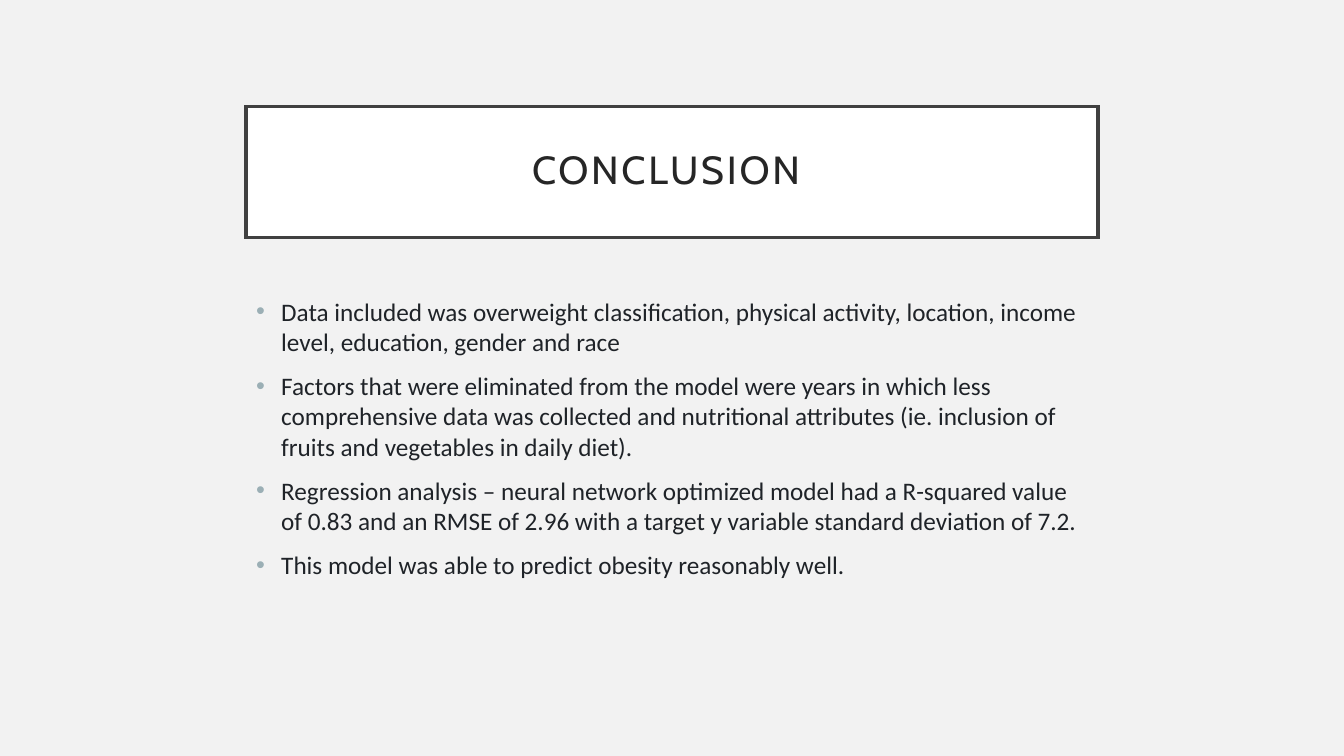
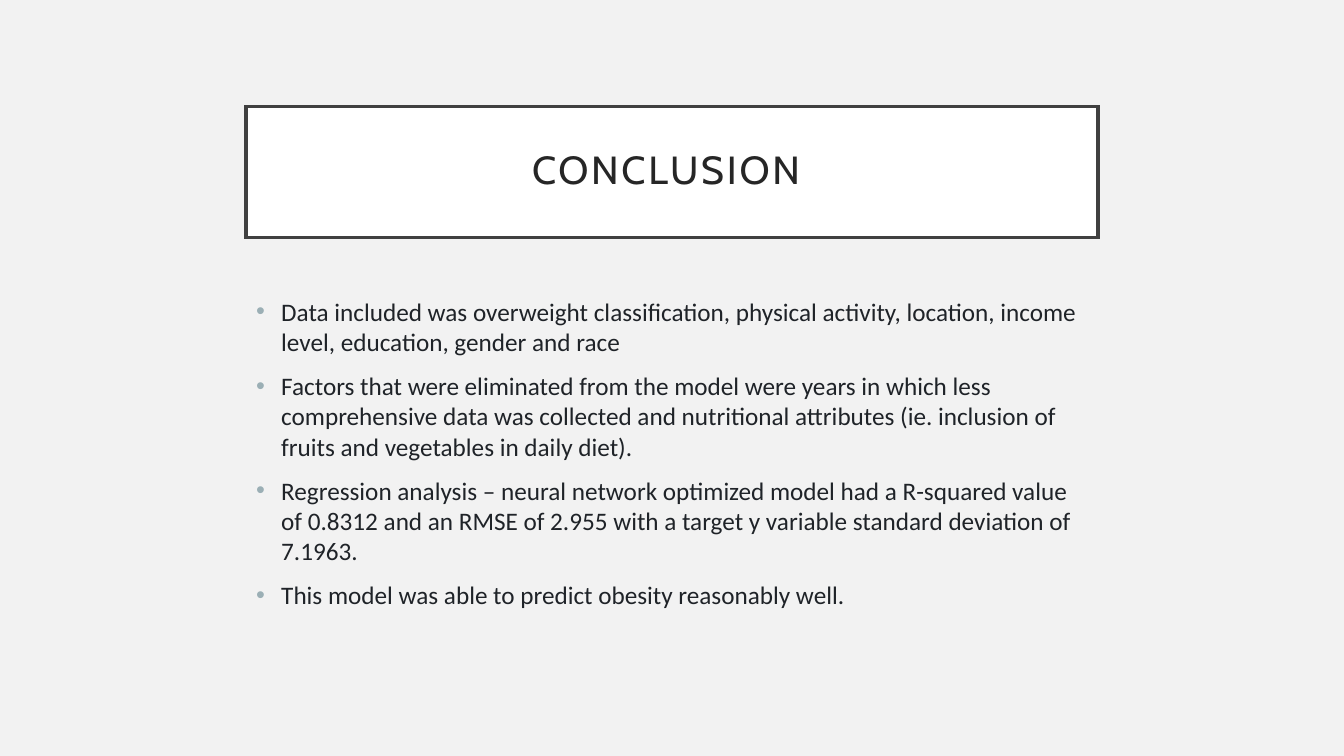
Before and after one commit to saganaga/Obesity-Prediction-Model, a slide deck: slide 14 of ObesityRiskFactors.pptx. Drawn at 1344x756 pixels with LibreOffice and Linux fonts; fonts in the diff are those of the drawing. Boxes give left, top, right and bottom in pixels: in the first picture for what was removed or moved away, otherwise in the second. Text is boxed around its words. In the diff, an @@ line names an element or a change of style, - is before the commit and + after.

Commit message:
updated powerpoint with optimization values

```diff
--- a/ObesityRiskFactors.pptx
+++ b/ObesityRiskFactors.pptx
@@ text at box(281, 482, 1070, 560): text changed @@
-• Regression analysis – neural network optimized model had a R-squared value of 0.83 and an RMSE of 2.96 with a target y variable standard deviation of 7.2.
+• Regression analysis – neural network optimized model had a R-squared value of 0.8312 and an RMSE of 2.955 with a target y variable standard deviation of 7.1963.
```
Also in this commit, not shown: 2 other slides changed.
